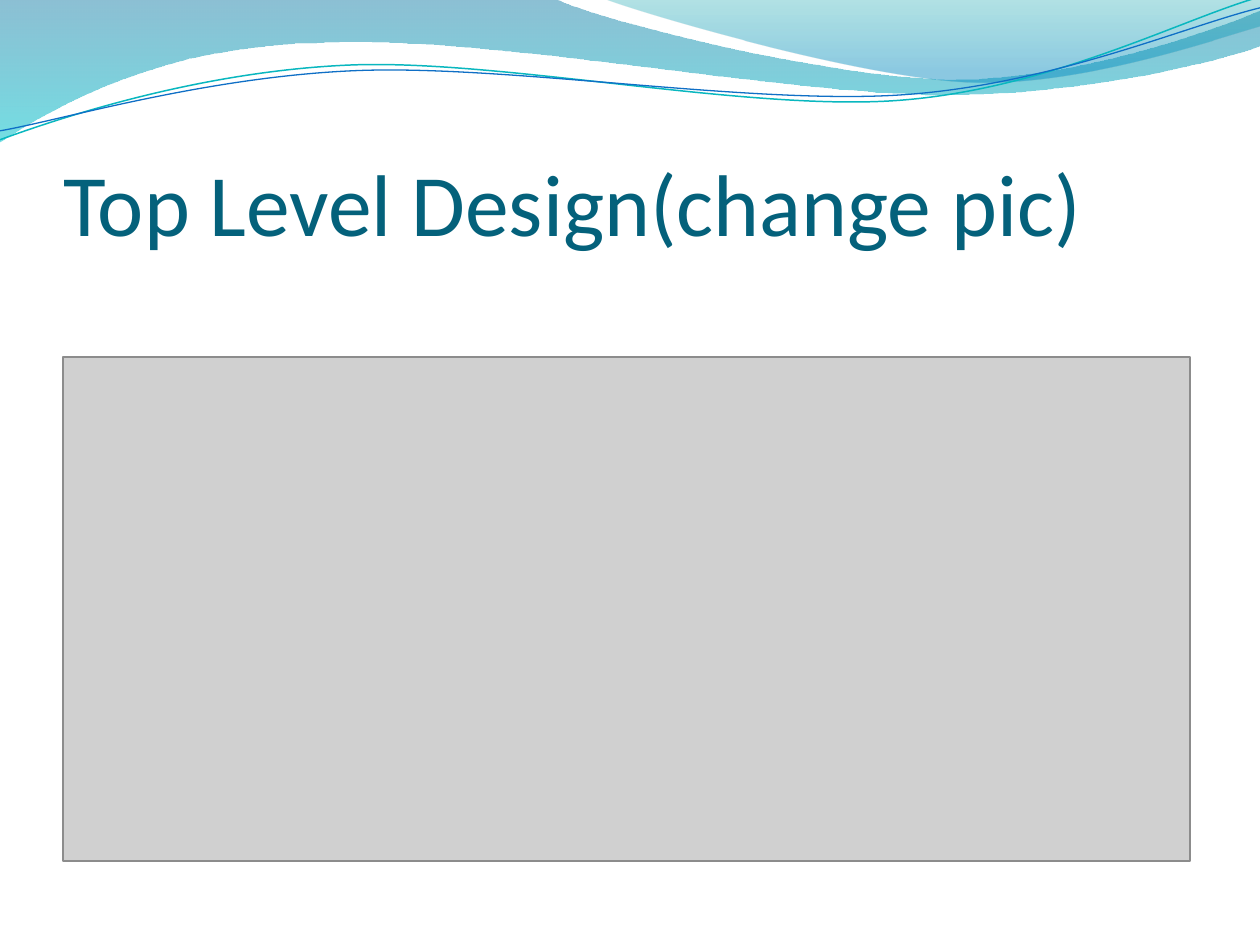
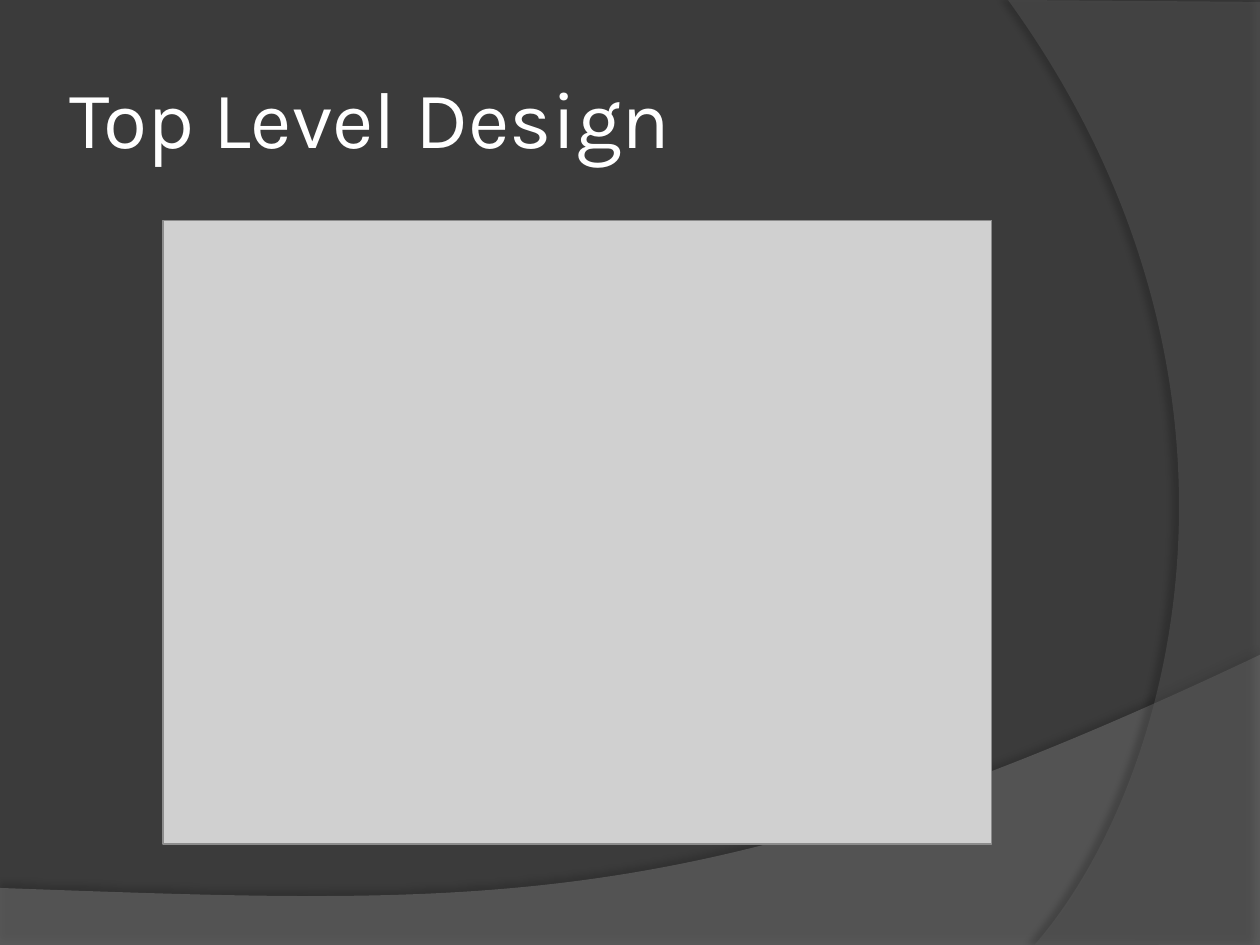
Before and after one commit to dhanusht6/system_verilog_project, a slide deck: slide 4 of Design and Verification of Cache with Cache coherency.pptx (slide 3 before the commit). Drawn at 1260x945 pixels with LibreOffice and Linux fonts; fonts in the diff are those of the drawing; grey boxes stand for pictures; background and template pictures are left out. Boxes give left, top, right and bottom in pixels: in the first picture for what was removed or moved away, otherwise in the second. Text is boxed around its words. In the diff, an @@ line names an element or a change of style, - is before the commit and + after.

```diff
--- a/Design and Verification of Cache with Cache coherency.pptx
+++ b/Design and Verification of Cache with Cache coherency.pptx
@@ background picture (left out) to #3B3B3B @@
@@ freeform shape removed at [0,0,1260,142] @@
@@ freeform shape removed at [0,0,1260,147] @@
@@ freeform shape removed at [0,8,1260,141] @@
@@ freeform shape removed at [604,0,1260,87] @@
@@ freeform shape added at [1008,0,1260,945], fill #5E5E5E at 40% opacity @@
@@ title "Top Level Design" at [69,92,670,168]: vertical alignment bottom to middle @@
@@ title at [69,92,670,168]: text changed; size 50 to 46 pt; font Calibri to Karla; text colour #04617B to #FFFFFF @@
-Top Level Design(change pic)
+Top Level Design
@@ picture: place and size @@
-picture at [63,357,1189,861]
+picture at [163,220,992,844]
@@ freeform shape added at [0,655,1260,945], fill #7F7F7F at 45% opacity @@
```
Also in this commit, not shown: 12 other slides changed, 30 slides added, 4 slides removed.
